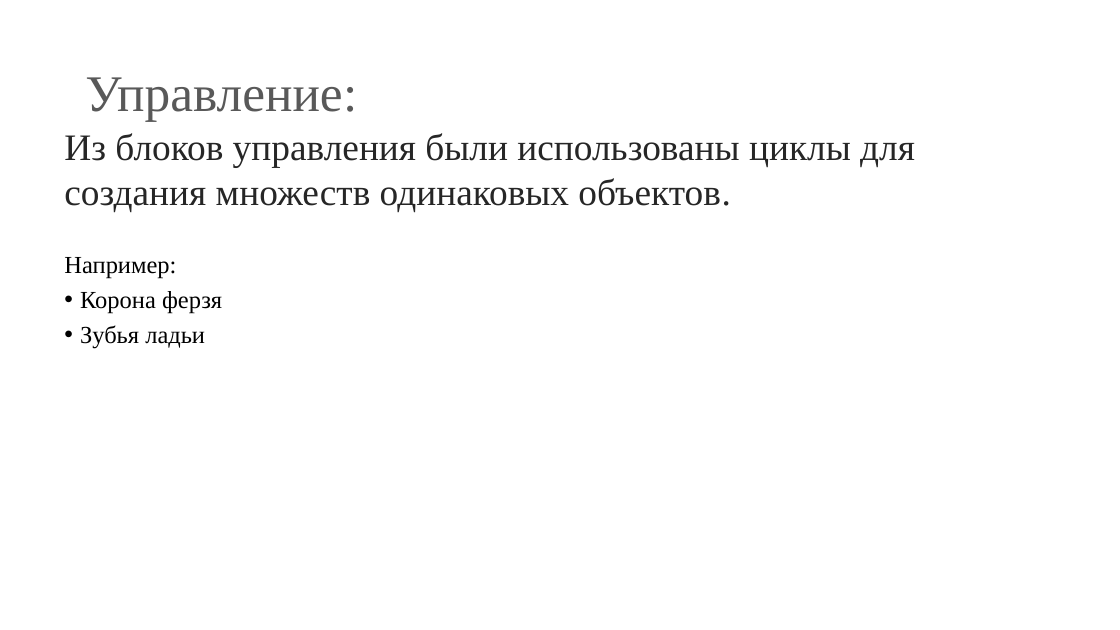
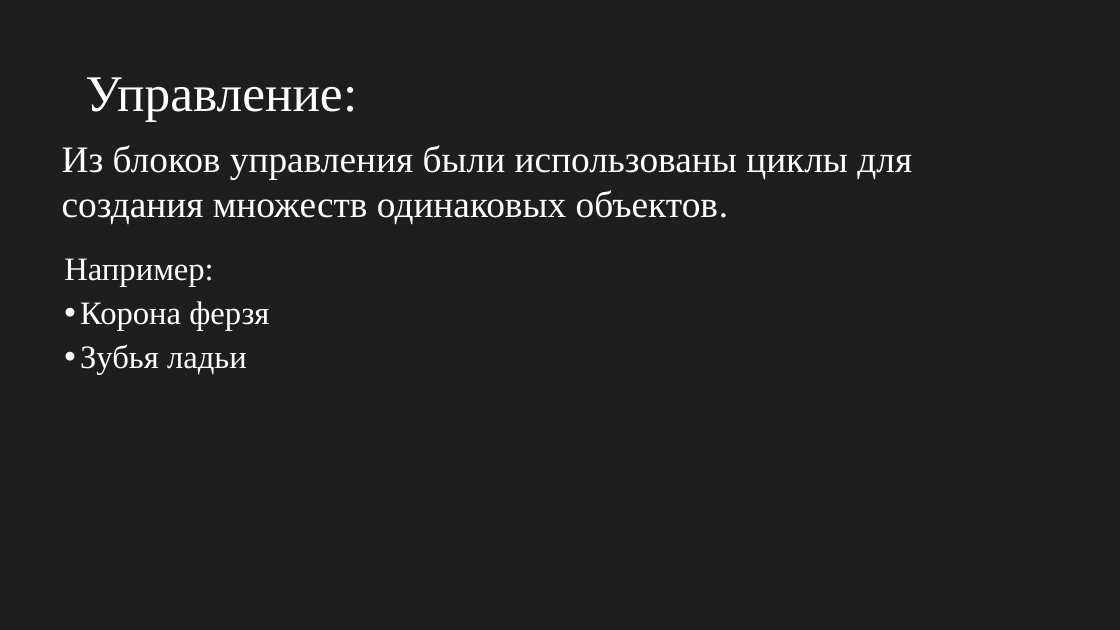
Before and after one commit to KuzovlevAnton/photos, a slide deck: slide 6 of Кузовлев Антон Презентация Шахматы.pptx. Drawn at 1120x630 pixels with LibreOffice and Linux fonts; fonts in the diff are those of the drawing; background and template pictures are left out; a plain dark background stands for a picture behind light text. Boxes give left, top, right and bottom in pixels: in the first picture for what was removed or moved away, otherwise in the second. Text is boxed around its words. In the diff, an @@ line names an element or a change of style, - is before the commit and + after.

```diff
--- a/Кузовлев Антон Презентация Шахматы.pptx
+++ b/Кузовлев Антон Презентация Шахматы.pptx
@@ background #FFFFFF to picture (left out) @@
@@ rectangle added at (0, 0, 1120, 630), fill #000000 at 30% opacity @@
@@ title "Управление:" at (85, 77, 357, 121): text colour #595959 to #FFFFFF @@
@@ text "Из блоков управления были использованы ...": place and size @@
-text "Из блоков управления были использованы ..." at (64, 133, 915, 212)
+text "Из блоков управления были использованы ..." at (62, 145, 912, 224)
@@ text "Из блоков управления были использованы ..." at (62, 145, 912, 224): text colour #262626 to #FFFFFF @@
@@ text "Например:" at (64, 258, 269, 374): size 21 to 28 pt, text colour #000000 to #FFFFFF @@
```
Also in this commit, not shown: 5 other slides changed.
